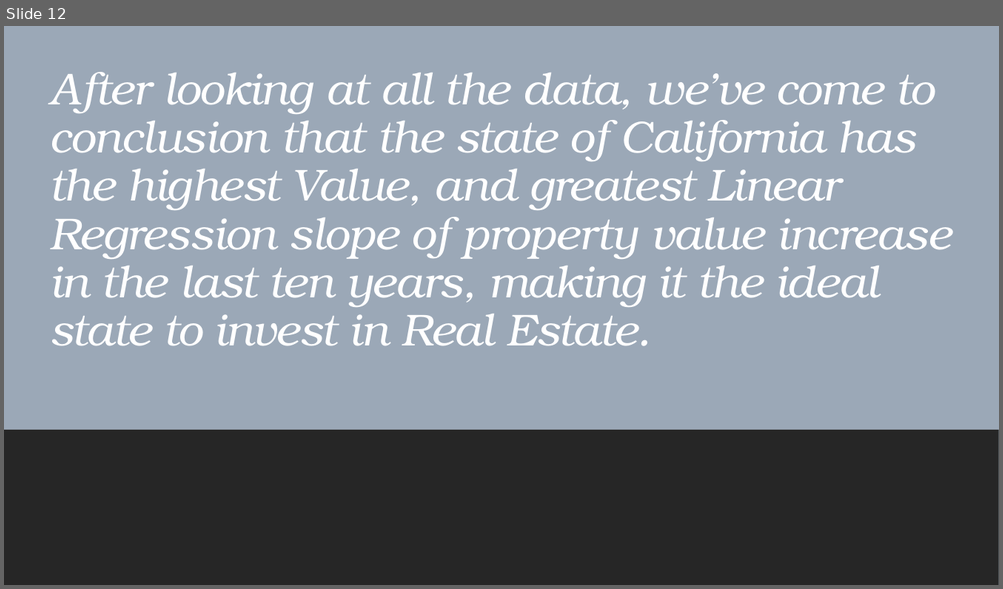
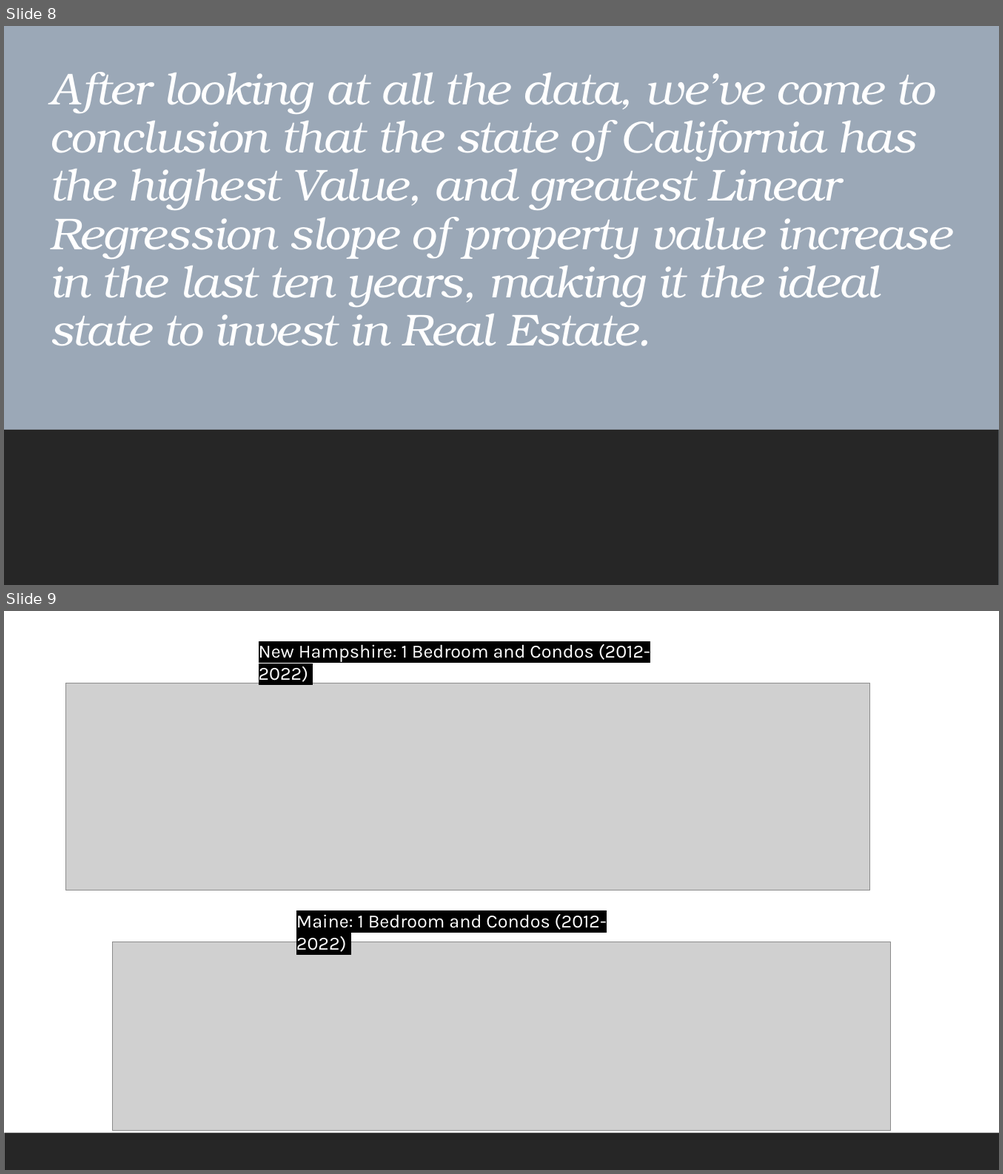
Before and after one commit to Arnawutu/Project1Group10, a slide deck: Main_Data/Nasdaq Real Estate Data Cleaning.pptx. Shown one above the other, each under a label of ours: slide 12 before the commit, slides 8 and 9 after it. The pictures are 1003x589 and 1003x1174 pixels, drawn with LibreOffice and Linux fonts; fonts in the diff are those of the drawing; grey boxes stand for pictures. Boxes give left, top, right and bottom in pixels: in the first picture for what was removed or moved away, otherwise in the second. Text is boxed around its words. In the diff, an @@ line names an element or a change of style, - is before the commit and + after.

```diff
--- a/Main_Data/Nasdaq Real Estate Data Cleaning.pptx
+++ b/Main_Data/Nasdaq Real Estate Data Cleaning.pptx
@@ slide 9 added at [4,611,999,1170], background #FFFFFF; not listed: 1 template element that a slide beside it also shows @@
@@ text added at [259,644,650,682], 18 pt, text #FFFFFF @@
+New Hampshire: 1 Bedroom and Condos (2012-2022)
@@ picture added at [66,684,870,891] @@
@@ text added at [296,914,606,952], 18 pt, text #FFFFFF @@
+Maine: 1 Bedroom and Condos (2012-2022)
@@ picture added at [112,943,891,1131] @@
@@ what was slide 12 is now slide 8 @@
```
Also in this commit, not shown: 3 other slides added, 4 slides removed, 1 other file.
